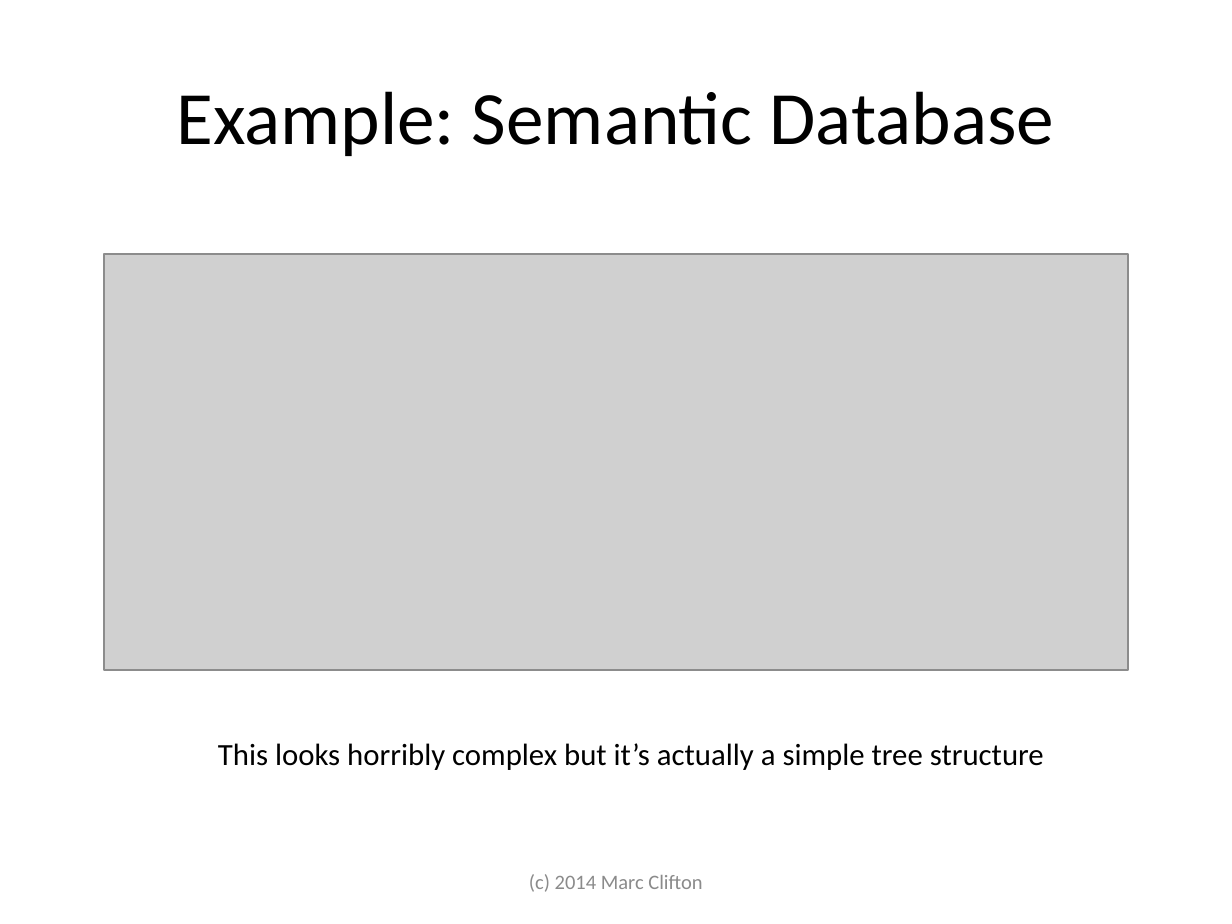
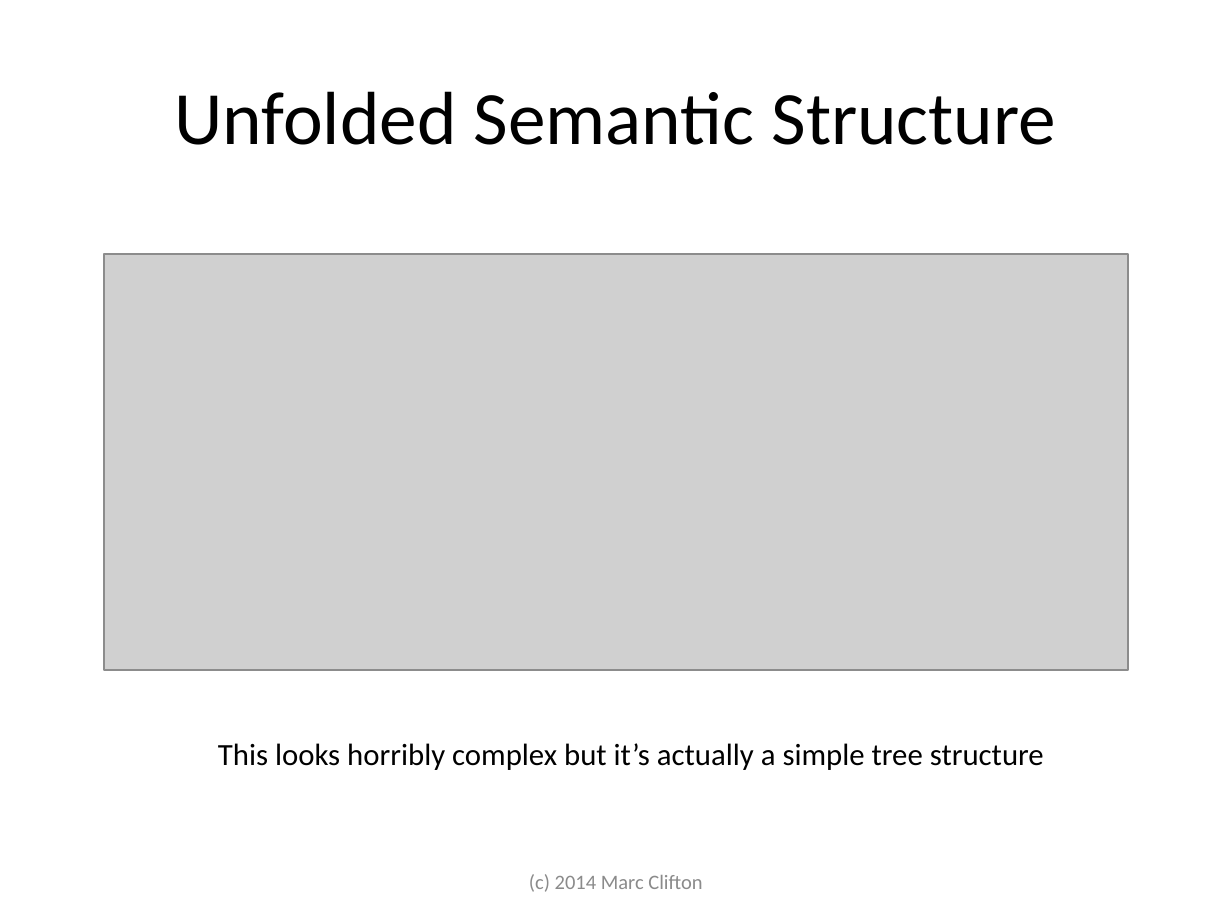
Before and after one commit to cliftonm/HOPE, a slide deck: slide 17 of Articles/semantic database slide show.pptx. Drawn at 1232x924 pixels with LibreOffice and Linux fonts; fonts in the diff are those of the drawing; grey boxes stand for pictures. Boxes give left, top, right and bottom in pixels: in the first picture for what was removed or moved away, otherwise in the second. Text is boxed around its words. In the diff, an @@ line names an element or a change of style, - is before the commit and + after.

```diff
--- a/Articles/semantic database slide show.pptx
+++ b/Articles/semantic database slide show.pptx
@@ title at (x1=174, y1=91, x2=1057, y2=145): text changed @@
-Example: Semantic Database
+Unfolded Semantic Structure
```
Also in this commit, not shown: 1 other slide changed, 3 slides added, 5 other files.
